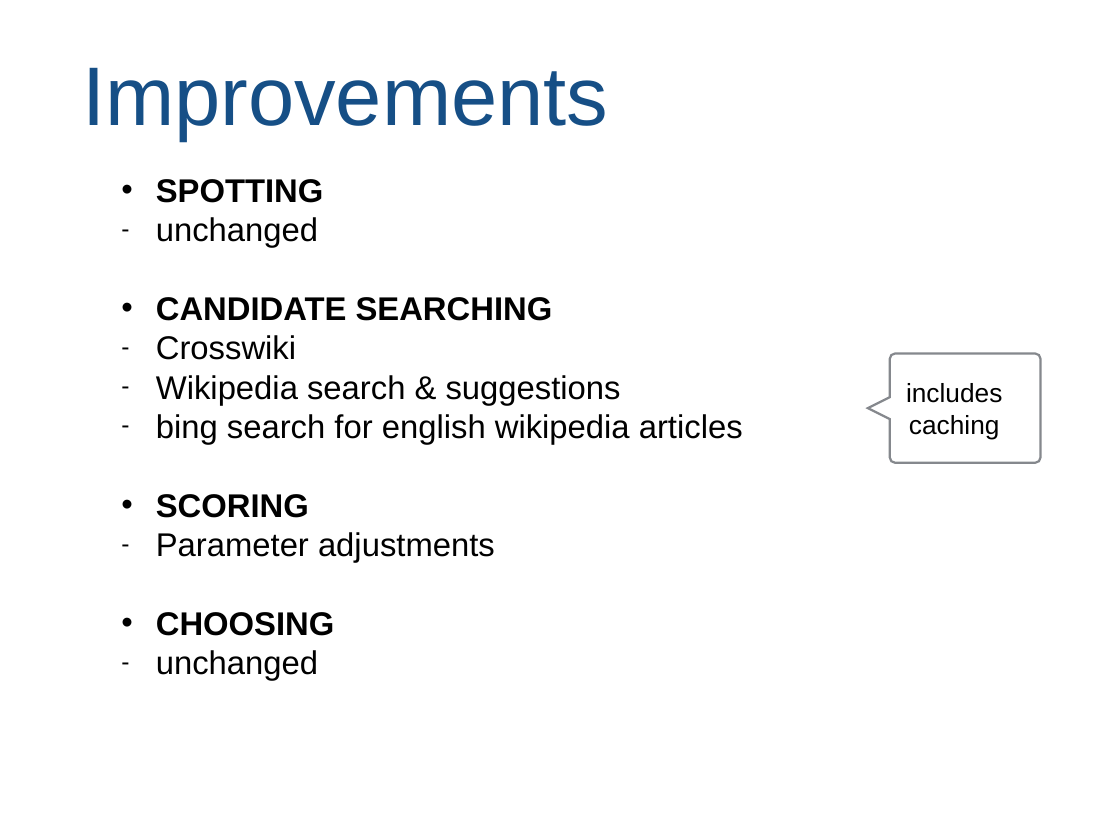
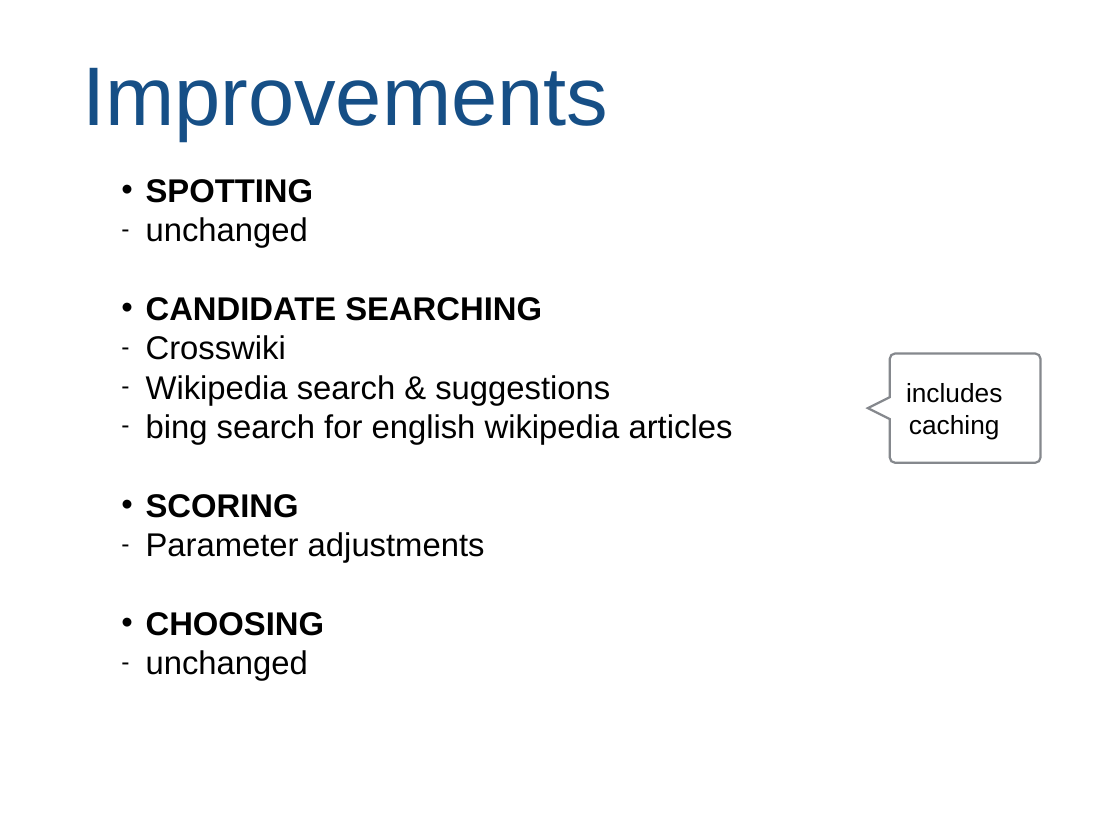
Before and after one commit to hugoflug/nlp-project, a slide deck: slide 7 of presentation/presentation.ppt. Drawn at 1120x840 pixels with LibreOffice and Linux fonts; fonts in the diff are those of the drawing. Boxes give left, top, right and bottom in pixels: in the first picture for what was removed or moved away, otherwise in the second. Text is boxed around its words. In the diff, an @@ line names an element or a change of style, - is before the commit and + after.

```diff
--- a/presentation/presentation.ppt
+++ b/presentation/presentation.ppt
@@ text "SPOTTING" at box(146, 179, 733, 681): indent changed @@
```
Also in this commit, not shown: 6 other slides changed.
